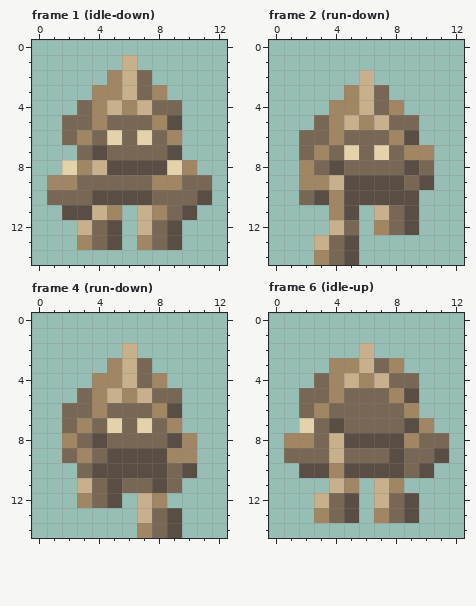
Pixel-art file, stored at data/sprites/body/body-earth.aseprite. Above: the version before the commit.
13x15 pixels, 31 frames. Shown: frame 1 (idle-down), frame 2 (run-down), frame 4 (run-down), frame 6 (idle-up). The commit also changed other frames, which this record leaves out.
After the commit:
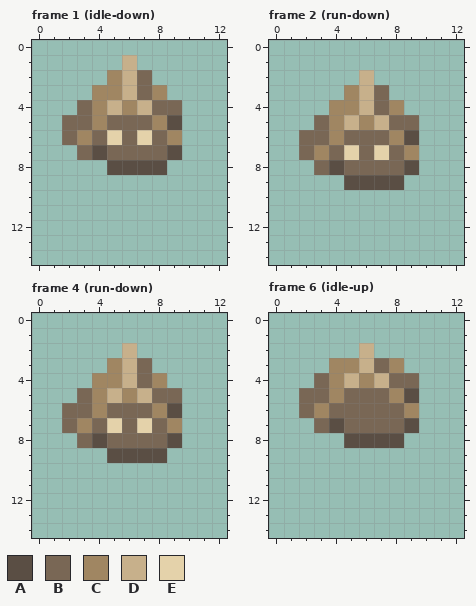
Palette (. is transparent): A #5a4e44  B #796755  C #a08662  D #c7b08b  E #e4d2aa
Change:
layer "legs" now hidden
layer "torso" now hidden
layer "arms" now hidden
--- frame 1 (idle-down)
@@ x 0..12 @@
  7 ...BABBBBA...
- 8 ..ECDAAAAEC..
- 9 .CCBBBBBCCBB.
-10 .BBBAAAABBBA.
-11 ..AADC.DCBA..
-12 ...DBA.DBA...
-13 ...CBA.CBA...
+ 8 .....AAAA....
+ 9 .............
+10 .............
+11 .............
+12 .............
+13 .............
 14 .............
--- frame 2 (run-down)
@@ x 0..12 @@
  6 ..BBCBBBCA...
- 7 ..BCBEBEBCC..
- 8 ..CBABBBBAB..
- 9 ..CCDAAAABA..
-10 ..BACAAAAA...
-11 ....CA.DBA...
-12 ....DB.CBA...
-13 ...DBA.......
-14 ...CBA.......
+ 7 ..BCBEBEBC...
+ 8 ...BABBBBA...
+ 9 .....AAAA....
+10 .............
+11 .............
+12 .............
+13 .............
+14 .............
--- frame 4 (run-down)
@@ x 0..12 @@
  7 ..BCBEBEBC...
- 8 ..CBABBBBAC..
- 9 ..BCBAAAACC..
-10 ...BAAAAABA..
-11 ...DBABBAB...
-12 ...CBA.DC....
-13 .......DBA...
-14 .......CBA...
+ 8 ...BABBBBA...
+ 9 .....AAAA....
+10 .............
+11 .............
+12 .............
+13 .............
+14 .............
--- frame 6 (idle-up)
@@ x 0..12 @@
  6 ..BCBBBBBC...
- 7 ..EBABBBBAC..
- 8 .CCBDAAAACBB.
- 9 .BBBDBBBABBA.
-10 ..AACAAAABA..
-11 ....DC.DC....
-12 ...DBA.DBA...
-13 ...CBA.CBA...
+ 7 ...BABBBBA...
+ 8 .....AAAA....
+ 9 .............
+10 .............
+11 .............
+12 .............
+13 .............
 14 .............
Boxes around the changes in both pictures, in picture pixels (x1, y1, x2, y2):
erased: (47, 160, 212, 250)
erased: (299, 145, 434, 265)
erased: (62, 433, 197, 538)
erased: (284, 418, 449, 523)
